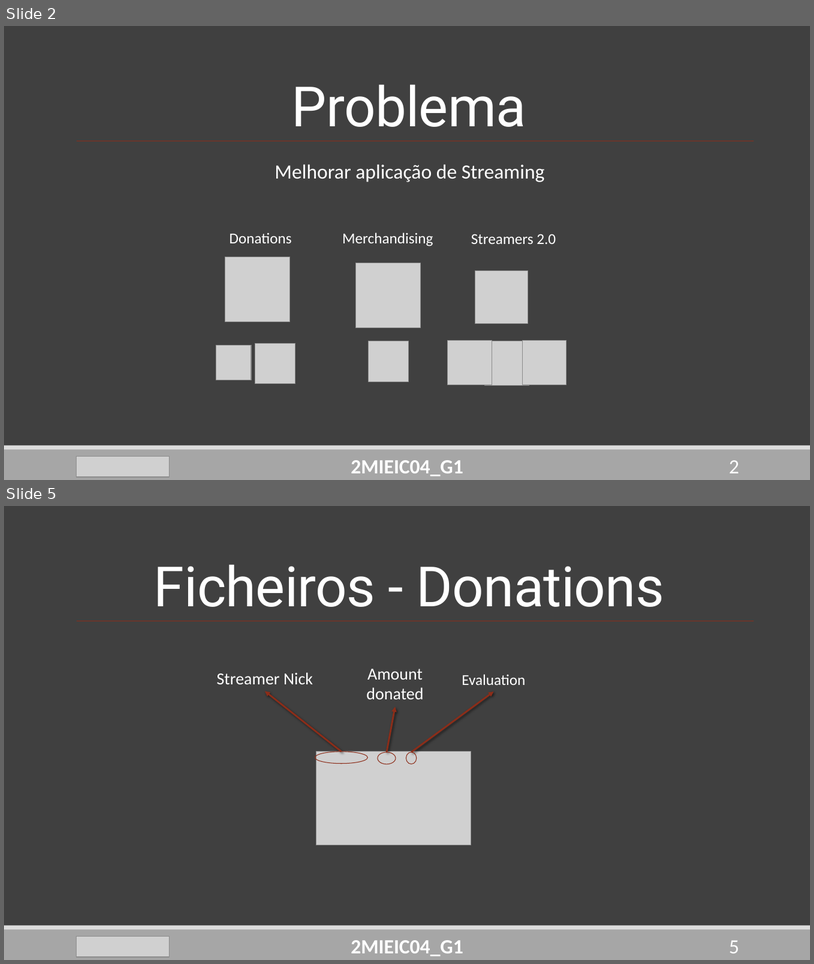
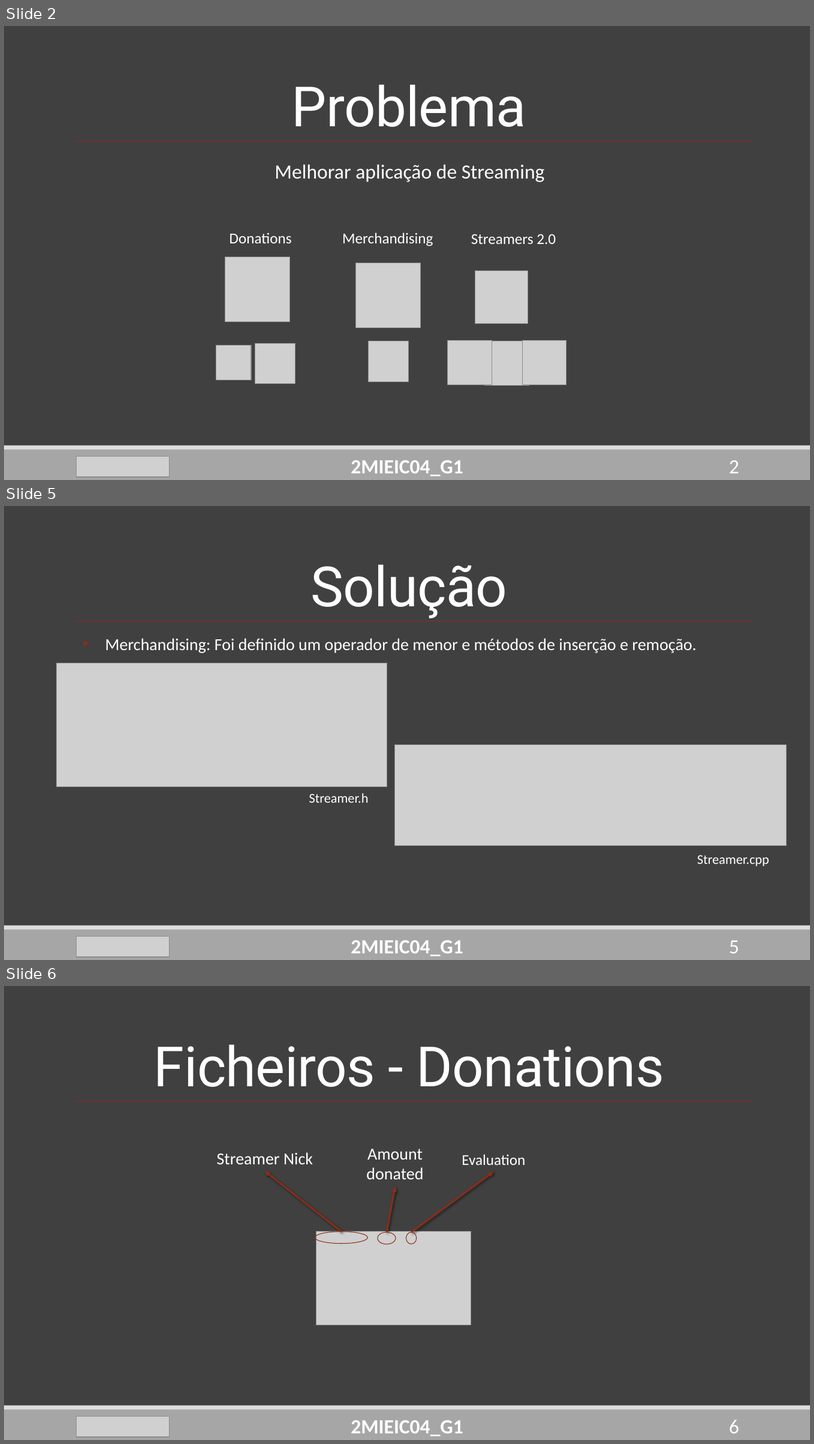
Before and after one commit to DoStini/FEUP-AEDA-proj, a slide deck: StreamZ__P2.pptx. Shown one above the other, each under a label of ours: slides 2 and 5 before the commit, slides 2, 5 and 6 after it; the slides between them are not shown. The pictures are 814x964 and 814x1444 pixels, drawn with LibreOffice and Linux fonts; fonts in the diff are those of the drawing; grey boxes stand for pictures. Boxes give left, top, right and bottom in pixels: in the first picture for what was removed or moved away, otherwise in the second. Text is boxed around its words. In the diff, an @@ line names an element or a change of style, - is before the commit and + after.

Commit message:
update: merch pp

```diff
--- a/StreamZ__P2.pptx
+++ b/StreamZ__P2.pptx
@@ slide 5 added at (4, 506, 810, 960), background #404040; not listed: 3 template elements that a slide beside it also shows @@
@@ title added at (311, 564, 507, 618), 66 pt, text #FFFFFF @@
+Solução
@@ line added from (754, 621) to (77, 621), #8C2D19 1 pt @@
@@ text added at (105, 638, 696, 653), 20 pt, text #FFFFFF @@
+• Merchandising: Foi definido um operador de menor e métodos de inserção e remoção.
@@ picture added at (57, 663, 387, 787) @@
@@ picture added at (395, 745, 788, 846) @@
@@ text added at (309, 793, 369, 802), 16 pt, text #FFFFFF @@
+Streamer.h
@@ text added at (698, 855, 770, 866), 16 pt, text #FFFFFF @@
+Streamer.cpp
@@ picture added at (77, 936, 170, 957) @@
@@ text added at (351, 940, 464, 956), 24 pt, text #FFFFFF, bold @@
+2MIEIC04_G1
@@ page number added at (729, 940, 740, 953), 24 pt, text #FFFFFF @@
+5
@@ what was slide 5 is now slide 6 @@
@@ page number at (729, 1419, 740, 1433): text changed @@
-5
+6
```
Also in this commit, not shown: 3 slides changed, 2 other slides added, 1 slide removed.
